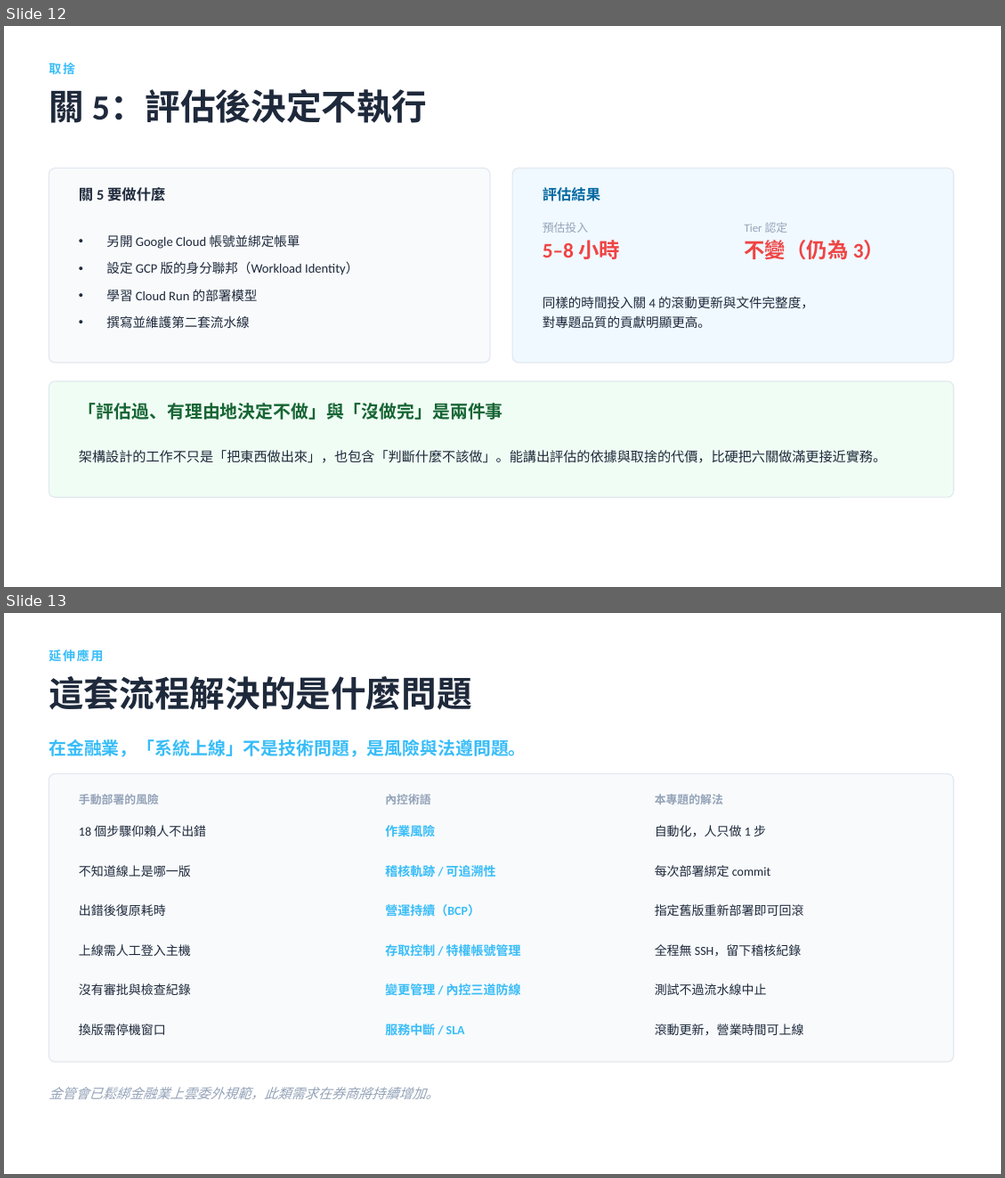
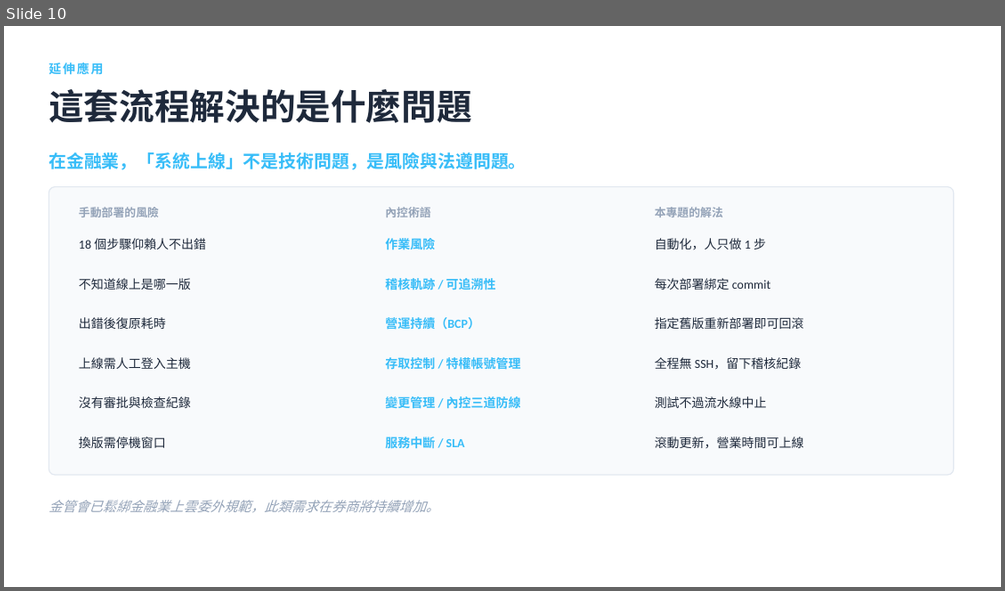
Before and after one commit to CarlosChangYao/aws-cicd-pipeline, a slide deck: 簡報/NKC202_期末專題_驗收簡報.pptx. Shown one above the other, each under a label of ours: slides 12 and 13 before the commit, slide 10 after it. The pictures are 1005x1178 and 1005x591 pixels, drawn with LibreOffice and Linux fonts; fonts in the diff are those of the drawing. Boxes give left, top, right and bottom in pixels: in the first picture for what was removed or moved away, otherwise in the second. Text is boxed around its words. In the diff, an @@ line names an element or a change of style, - is before the commit and + after.

```diff
--- a/簡報/NKC202_期末專題_驗收簡報.pptx
+++ b/簡報/NKC202_期末專題_驗收簡報.pptx
@@ slide 12 removed at [4,26,1001,587], background #FFFFFF @@
@@ text removed at [48,62,75,74] @@
-取捨
@@ text removed at [48,90,428,123] @@
-關 5：評估後決定不執行
@@ rounded rectangle removed at [48,168,490,362] @@
@@ text removed at [79,185,165,205] @@
-關 5 要做什麼
@@ rounded rectangle removed at [512,168,954,362] @@
@@ text removed at [542,187,600,201] @@
-評估結果
@@ text removed at [106,234,358,329] @@
-• 另開 Google Cloud 帳號並綁定帳單
-• 設定 GCP 版的身分聯邦（Workload Identity）
-• 學習 Cloud Run 的部署模型
-• 撰寫並維護第二套流水線
@@ text removed at [542,222,588,232] @@
-預估投入
@@ text removed at [744,222,788,232] @@
-Tier 認定
@@ text removed at [542,240,620,259] @@
-5–8 小時
@@ text removed at [744,240,884,259] @@
-不變（仍為 3）
@@ text removed at [542,296,814,328] @@
-同樣的時間投入關 4 的滾動更新與文件完整度，
-對專題品質的貢獻明顯更高。
@@ rounded rectangle removed at [48,381,954,497] @@
@@ text removed at [79,402,503,419] @@
-「評估過、有理由地決定不做」與「沒做完」是兩件事
@@ text removed at [79,450,886,463] @@
-架構設計的工作不只是「把東西做出來」，也包含「判斷什麼不該做」。能講出評估的依據與取捨的代價，比硬把六關做滿更接近實務。
@@ what was slide 13 is now slide 10 @@
```
Also in this commit, not shown: 3 slides added, 3 other slides removed, 3 other files.
